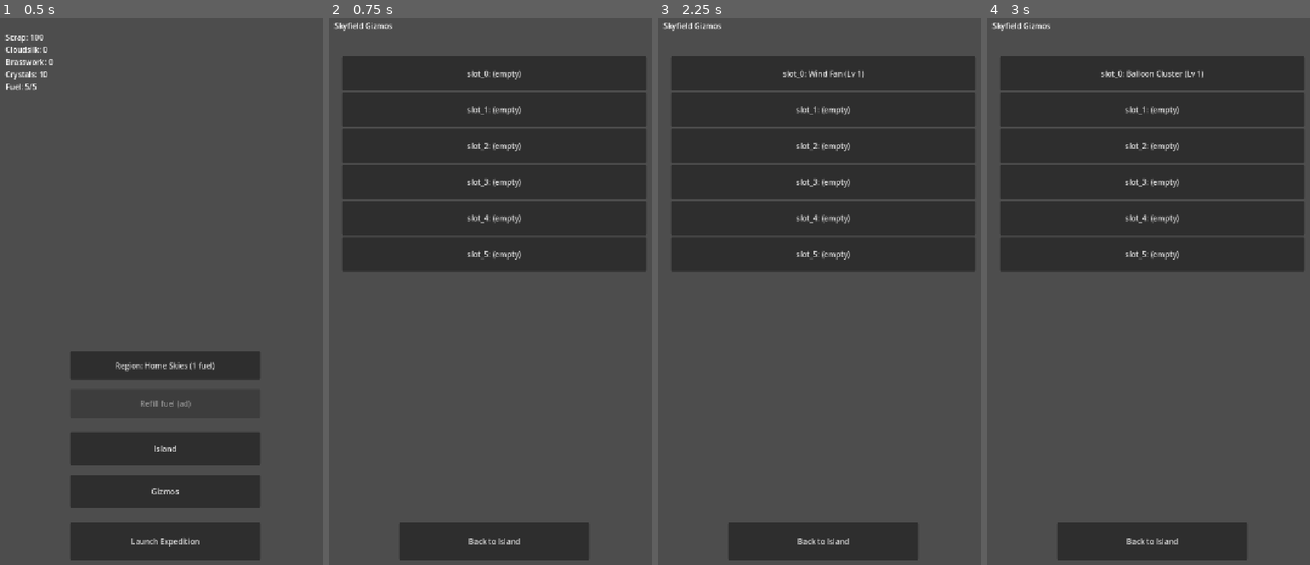
Above: before the commit, frames 1-4 (left to right).
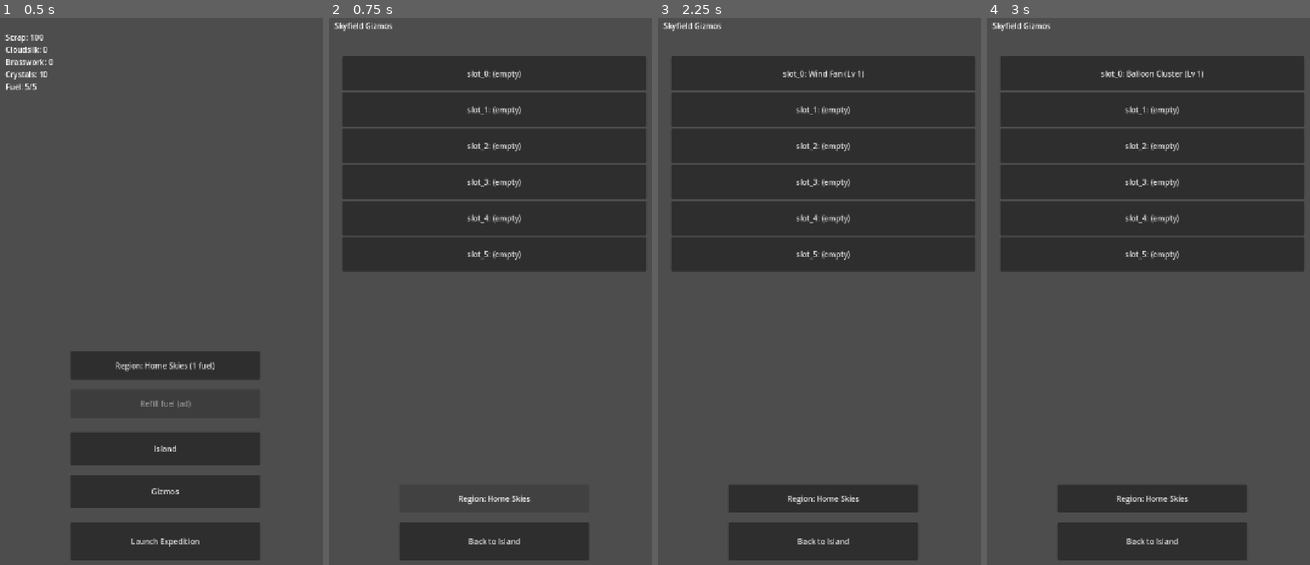
Above: after the commit, the same moments.

Repository: Graydyn/windfall-isle
Game: Godot game, scene res://game/main.tscn
Same seed, same stepped clock (60 frames per second), same inputs: the game is played once before the commit and once after it.
Inputs (mouse positions are in pixels of both pictures, inside the frame that each line leads up to):
- Up to frame 1 (0.5 s): no input
- Up to frame 2 (0.75 s): click "Gizmos" at 0.5 s
- Up to frame 3 (2.25 s): click (822, 499) at 1.25 s, where only the run after the commit has a clickable "Region: Home Skies"; click "slot_0: (empty)" at 2 s
- Up to frame 4 (3 s): click "slot_0: Wind Fan (Lv 1)" at 2.75 s

Frame 1 is identical in both runs. In frame 2, 0.1% of the frame differs, in the area x 40-63%, y 87-89%; in frame 3, 2.9%, in the area x 21-81%, y 85-91%; in frame 4, 2.9%.

Commit message:
feat: loadout screen edits the selected region's gizmo slots

Diff:
--- a/game/ui/loadout_screen.gd
+++ b/game/ui/loadout_screen.gd
@@ -12,16 +12,41 @@
 
 
 func _ready() -> void:
+	region_id = RegionModel.selected_id(GameState.data, DataDefs.run, GameState.data["island"])
+	$BackButton.pressed.connect(_on_back_pressed)
+	$RegionButton.pressed.connect(_on_region_pressed)
+	_load_region()
+
+
+func _load_region() -> void:
 	var region: Dictionary = DataDefs.skyfield(region_id)
 	_slots = []
 	for i in (region.get("gizmo_slots", []) as Array).size():
 		_slots.append("slot_%d" % i)
-	$BackButton.pressed.connect(_on_back_pressed)
+	$RegionButton.text = "Region: %s" % String(RegionModel.entry(DataDefs.run, region_id).get("name", region_id))
 	_rebuild()
+
+
+func _on_region_pressed() -> void:
+	var entries := RegionModel.unlocked_entries(DataDefs.run, GameState.data["island"])
+	if entries.size() <= 1:
+		return
+	var index := 0
+	for i in entries.size():
+		if String((entries[i] as Dictionary).get("id", "")) == region_id:
+			index = i
+			break
+	region_id = String((entries[(index + 1) % entries.size()] as Dictionary).get("id", RegionModel.FALLBACK_ID))
+	if not GameState.data.has("expedition"):
+		GameState.data["expedition"] = {"region": RegionModel.FALLBACK_ID}
+	(GameState.data["expedition"] as Dictionary)["region"] = region_id
+	GameState.save_game()
+	_load_region()
 
 
 func _rebuild() -> void:
 	for child in rows.get_children():
+		rows.remove_child(child)
 		child.queue_free()
 	var loadout := GizmoLoadout.loadout_for(GameState.data["gizmos"], region_id)
 	for slot in _slots:
--- a/game/ui/loadout_screen.tscn
+++ b/game/ui/loadout_screen.tscn
@@ -21,6 +21,13 @@
 offset_right = 680.0
 offset_bottom = 640.0
 
+[node name="RegionButton" type="Button" parent="."]
+offset_left = 160.0
+offset_top = 1000.0
+offset_right = 560.0
+offset_bottom = 1060.0
+text = "Region"
+
 [node name="BackButton" type="Button" parent="."]
 offset_left = 160.0
 offset_top = 1080.0
--- a/tests/test_loadout_screen.gd
+++ b/tests/test_loadout_screen.gd
@@ -50,3 +50,25 @@
 	var loadout: Dictionary = ((saved["gizmos"] as Dictionary)["loadout"] as Dictionary).get("region_1", {})
 	assert_true(loadout.has("slot_0"),
 		"an OS kill right after a tap must not lose the edit (save-anywhere)")
+
+func test_region_cycle_without_a_dock_is_a_no_op() -> void:
+	screen._on_region_pressed()
+	assert_eq(screen.region_id, "region_1")
+	assert_eq(screen.get_node("Rows").get_child_count(), 6)
+
+func test_region_cycle_with_a_dock_edits_brasswork_reach() -> void:
+	GameState.data["island"]["plots"]["plot_0"] = {"building": "dock", "level": 1}
+	screen._on_region_pressed()
+	assert_eq(screen.region_id, "region_2")
+	assert_eq(screen.get_node("Rows").get_child_count(), 8, "region 2 has 8 slots")
+	assert_string_contains(screen.get_node("RegionButton").text, "Brasswork Reach")
+	var saved := SaveIO.new(TEST_SAVE).read()
+	assert_eq(String((saved["expedition"] as Dictionary)["region"]), "region_2")
+
+func test_slot_edits_land_in_the_cycled_region() -> void:
+	GameState.data["island"]["plots"]["plot_0"] = {"building": "dock", "level": 1}
+	screen._on_region_pressed()
+	screen._on_slot_pressed("slot_7")
+	var loadout := GizmoLoadout.loadout_for(GameState.data["gizmos"], "region_2")
+	assert_true(loadout.has("slot_7"), "the edit belongs to region 2, not region 1")
+	assert_eq(GizmoLoadout.loadout_for(GameState.data["gizmos"], "region_1"), {})
